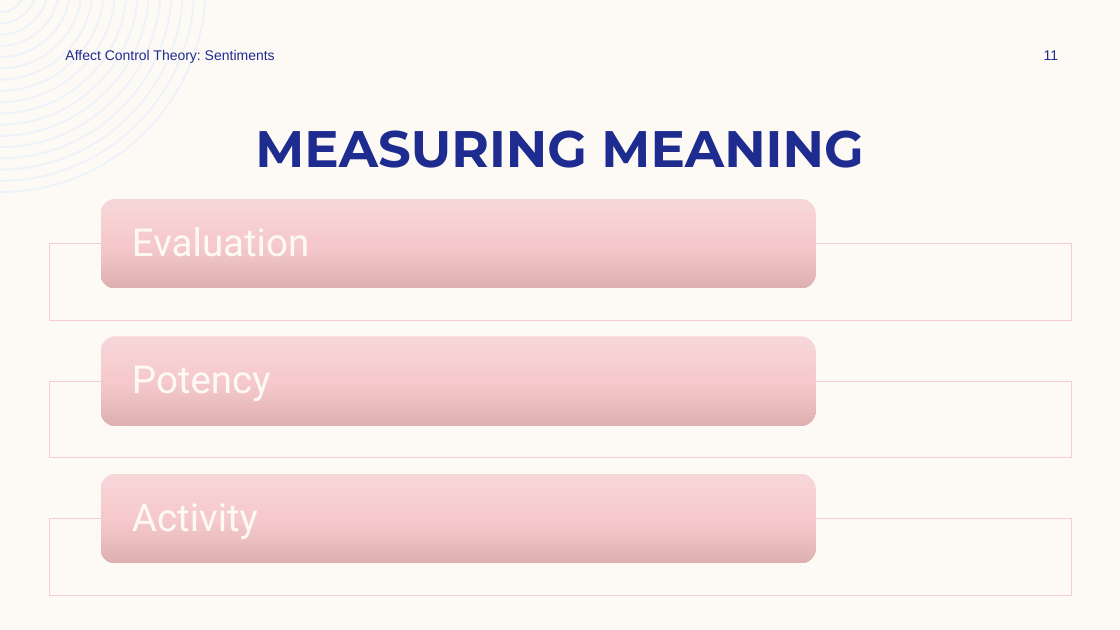
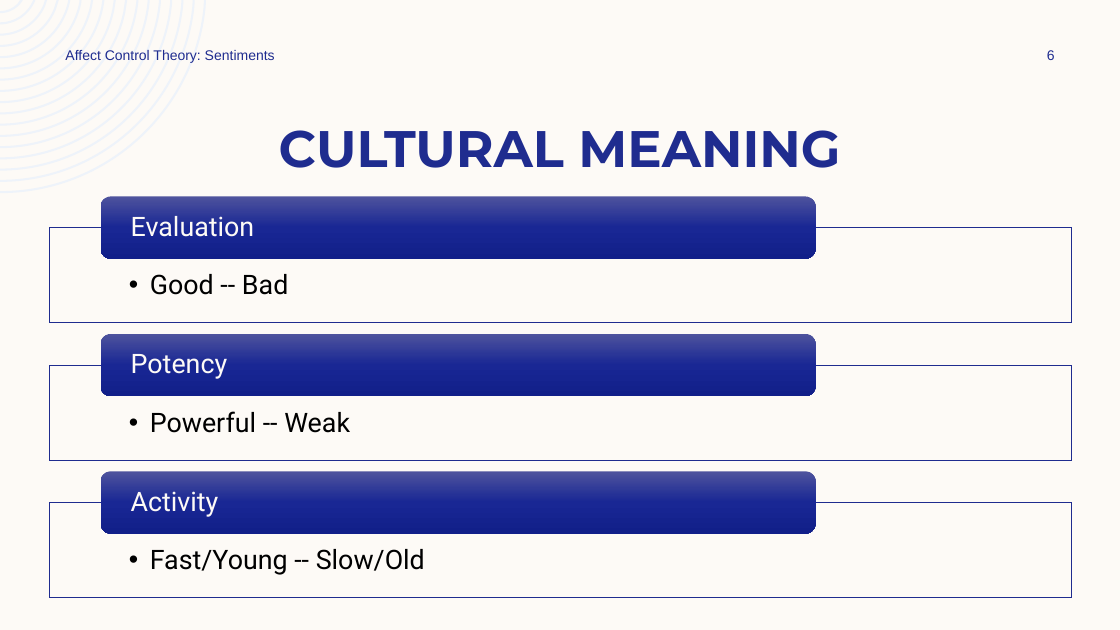
Before and after one commit to ekmaloney/soc490s, a slide deck: slide 6 of slides/jan_26.pptx (slide 11 before the commit). Drawn at 1120x630 pixels with LibreOffice and Linux fonts; fonts in the diff are those of the drawing. Boxes give left, top, right and bottom in pixels: in the first picture for what was removed or moved away, otherwise in the second. Text is boxed around its words. In the diff, an @@ line names an element or a change of style, - is before the commit and + after.

```diff
--- a/slides/jan_26.pptx
+++ b/slides/jan_26.pptx
@@ page number at [1047,50,1055,60]: text changed @@
-11
+6
@@ title at [279,130,840,168]: text changed @@
-MEASURING MEANING
+CULTURAL MEANING
@@ fill gradient #F7D7D8 to #F7CBCC to #DFB1B2 to gradient #4F539D to #192895 to #121F89 in 3 elements at [101,471,816,534], [101,334,816,396], [101,197,816,259] @@
@@ rounded rectangle: place and size @@
-rounded rectangle at [101,199,816,289]
+rounded rectangle at [101,197,816,259]
@@ size 33 to 23 pt; less space between paragraphs in 3 elements at [131,491,219,517], [131,354,228,379], [131,216,255,236] @@
@@ rectangle: place and size @@
-rectangle at [50,244,1071,320]
+rectangle at [50,228,1071,323]
@@ text added at [150,274,288,295], 23 pt, text #000000 @@
+  • Good -- Bad
@@ rounded rectangle: place and size @@
-rounded rectangle at [101,336,816,426]
+rounded rectangle at [101,334,816,396]
@@ outline #F5CDCE 0.5 pt to #1F2C8F 0.5 pt in 3 elements at [50,502,1071,597], [50,228,1071,323], [50,365,1071,460] @@
@@ rectangle: place and size @@
-rectangle at [50,381,1071,458]
+rectangle at [50,365,1071,460]
@@ text added at [150,411,350,433], 23 pt, text #000000 @@
+  • Powerful -- Weak
@@ rounded rectangle: place and size @@
-rounded rectangle at [101,474,816,564]
+rounded rectangle at [101,471,816,534]
@@ rectangle: place and size @@
-rectangle at [50,518,1071,595]
+rectangle at [50,502,1071,597]
@@ text added at [150,549,425,575], 23 pt, text #000000 @@
+  • Fast/Young -- Slow/Old
```
Also in this commit, not shown: 10 other slides changed, 29 slides added, 23 slides removed, 14 other files.
